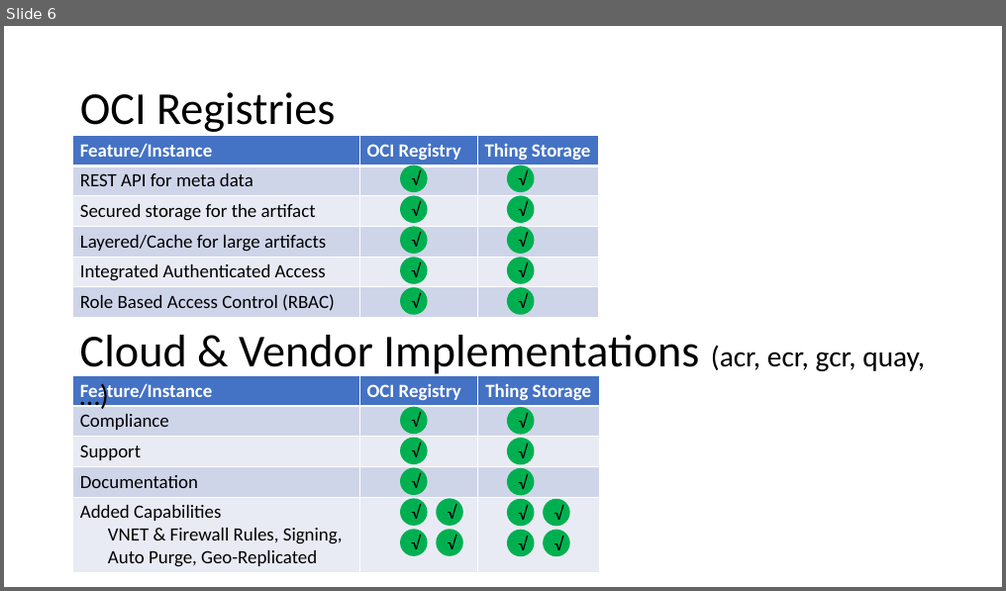
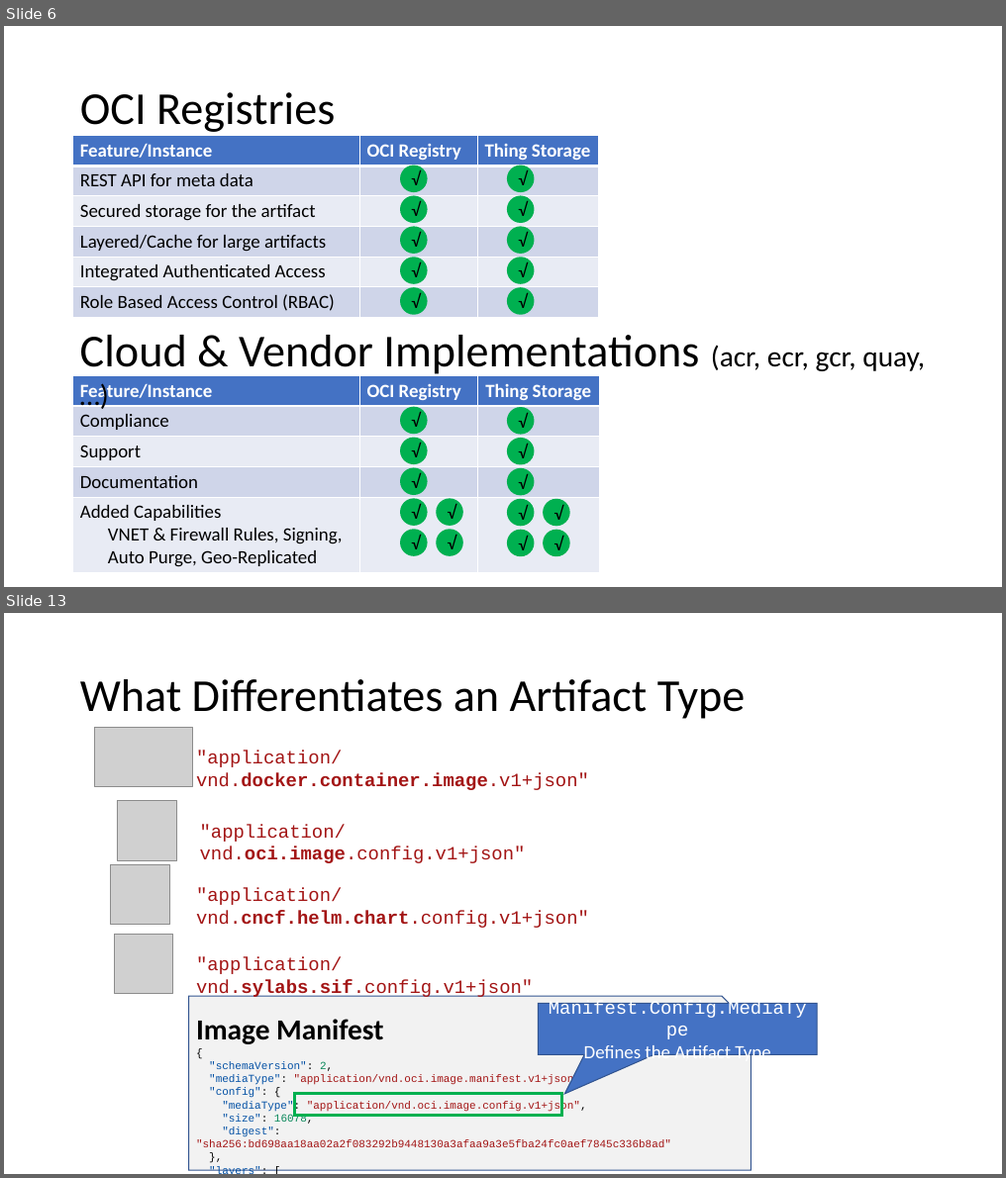
Before and after one commit to SteveLasker/Presentations, a slide deck: ACR/OCIArtifactRegistries.pptm. Shown one above the other, each under a label of ours: slide 6 before the commit, slides 6 and 13 after it; the slides between them are not shown. The pictures are 1006x591 and 1006x1178 pixels, drawn with LibreOffice and Linux fonts; fonts in the diff are those of the drawing; grey boxes stand for pictures. Boxes give left, top, right and bottom in pixels: in the first picture for what was removed or moved away, otherwise in the second. Text is boxed around its words. In the diff, an @@ line names an element or a change of style, - is before the commit and + after.

Commit message:
New Artifacts

```diff
--- a/ACR/OCIArtifactRegistries.pptm
+++ b/ACR/OCIArtifactRegistries.pptm
@@ slide 13 added at [4, 613, 1002, 1174], background #FFFFFF @@
@@ title added at [80, 679, 746, 719], 44 pt, text #000000 @@
+What Differentiates an Artifact Type
@@ picture added at [94, 728, 192, 787] @@
@@ text added at [196, 751, 589, 790], 18 pt, text #A31515 @@
+"application/vnd.docker.container.image.v1+json"
@@ picture added at [117, 801, 177, 861] @@
@@ text added at [200, 824, 526, 863], 18 pt, text #A31515 @@
+"application/vnd.oci.image.config.v1+json"
@@ picture added at [110, 864, 170, 925] @@
@@ text added at [196, 888, 589, 928], 18 pt, text #A31515 @@
+"application/vnd.cncf.helm.chart.config.v1+json"
@@ picture added at [114, 934, 173, 994] @@
@@ text added at [196, 958, 533, 997], 18 pt, text #A31515 @@
+"application/vnd.sylabs.sif.config.v1+json"
@@ snip rect added at [189, 996, 751, 1170], fill #F2F2F2, outline #325491 1 pt, 10.5 pt, text #A31515 @@
+Image Manifest
+{
+"schemaVersion": 2,
+"mediaType": "application/vnd.oci.image.manifest.v1+json",
+"config": {
+"mediaType": "application/vnd.oci.image.config.v1+json",
+"size": 16078,
+"digest": "sha256:bd698aa18aa02a2f083292b9448130a3afaa9a3e5fba24fc0aef7845c336b8ad"
+},
+"layers": [
@@ speech box added at [538, 1004, 817, 1056], fill #4472C4, outline #325491 1 pt, 18 pt, text #FFFFFF @@
+Manifest.Config.MediaType
+Defines the Artifact Type
@@ rectangle added at [295, 1093, 562, 1115], outline #00B050 3 pt @@
```
Also in this commit, not shown: 2 slides changed, 10 other slides added.
